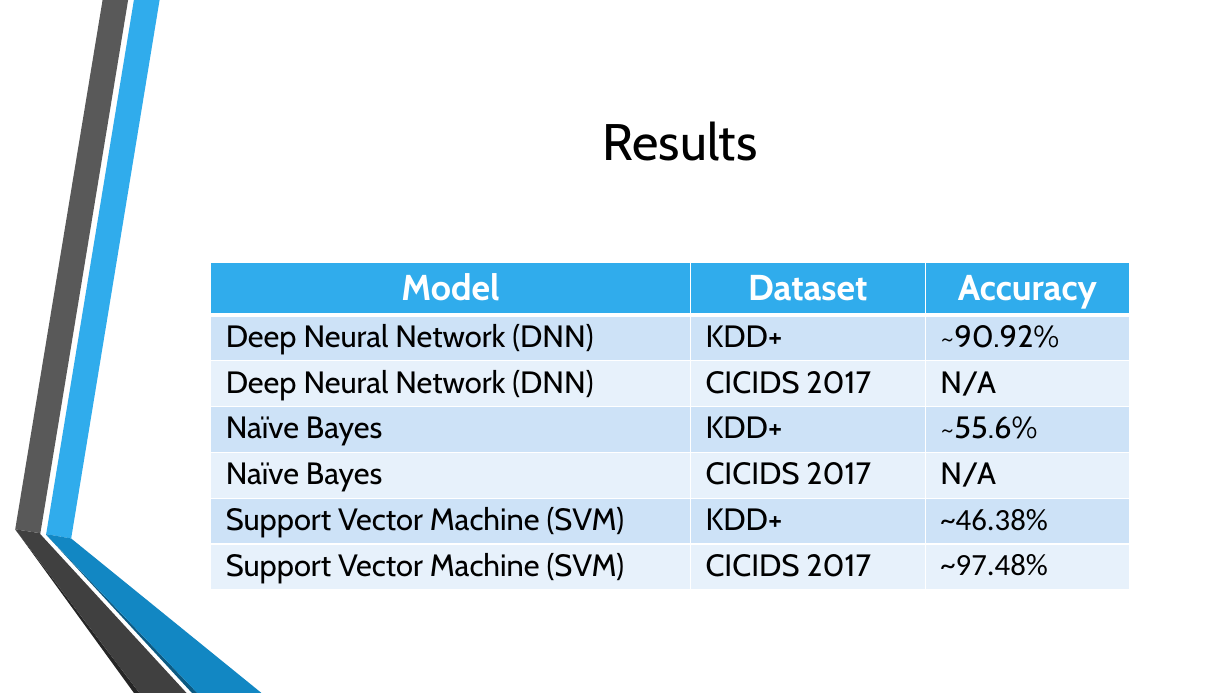
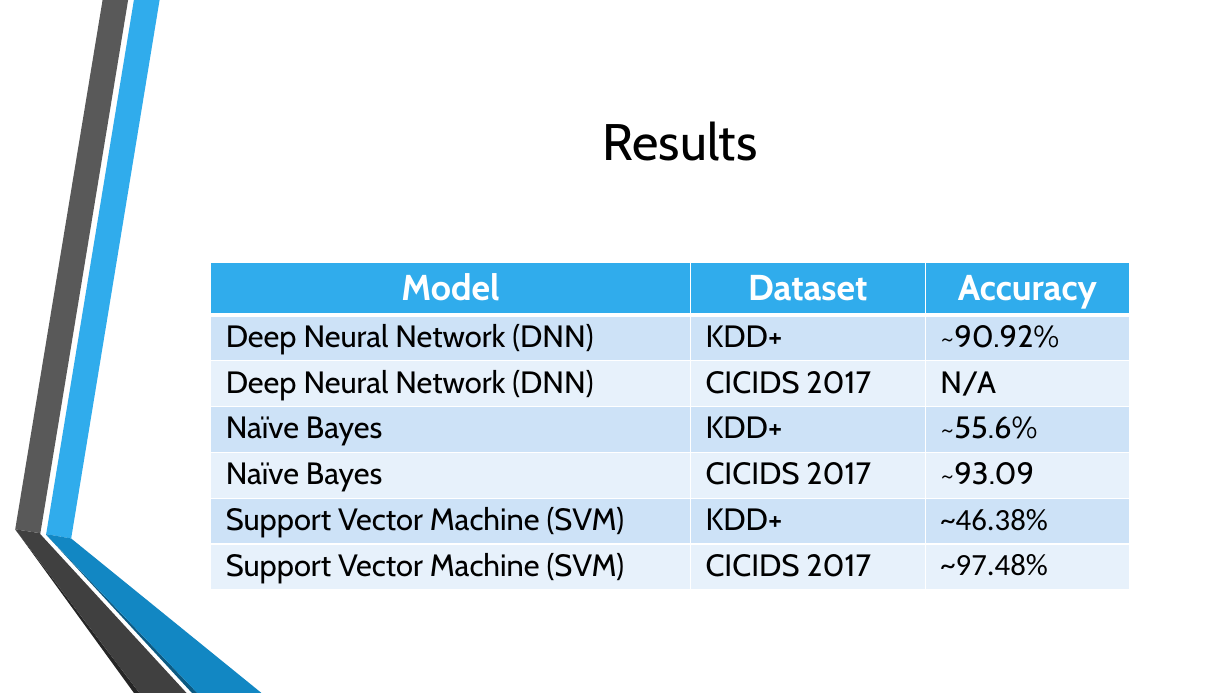
Before and after one commit to Clementine2829/honors-project, a slide deck: slide 9 of docs/216025117_C_Mamogale_Alpha_Presentation.pptx. Drawn at 1232x693 pixels with LibreOffice and Linux fonts; fonts in the diff are those of the drawing; background and template pictures are left out. Boxes give left, top, right and bottom in pixels: in the first picture for what was removed or moved away, otherwise in the second. Text is boxed around its words. In the diff, an @@ line names an element or a change of style, - is before the commit and + after.

```diff
--- a/docs/216025117_C_Mamogale_Alpha_Presentation.pptx
+++ b/docs/216025117_C_Mamogale_Alpha_Presentation.pptx
@@ table at [211, 262, 1129, 590] @@
-row 5, column 3: N/A
+row 5, column 3: ~93.09
```
Also in this commit, not shown: 1 slide added, 3 other files.
